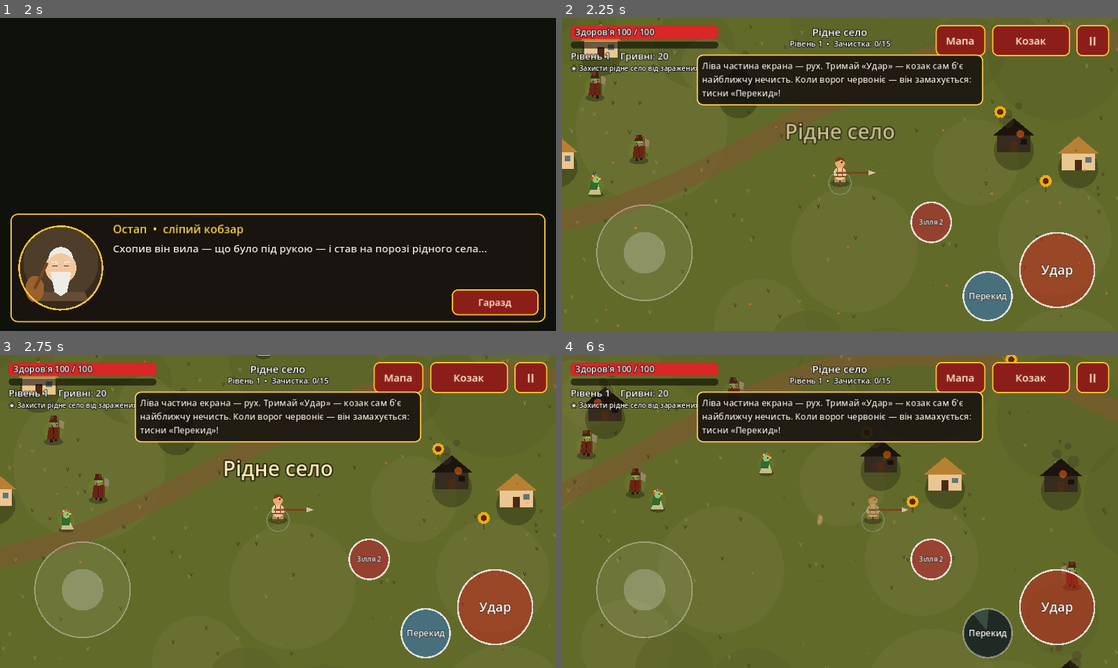
Above: before the commit, frames 1-4 (two rows, left to right).
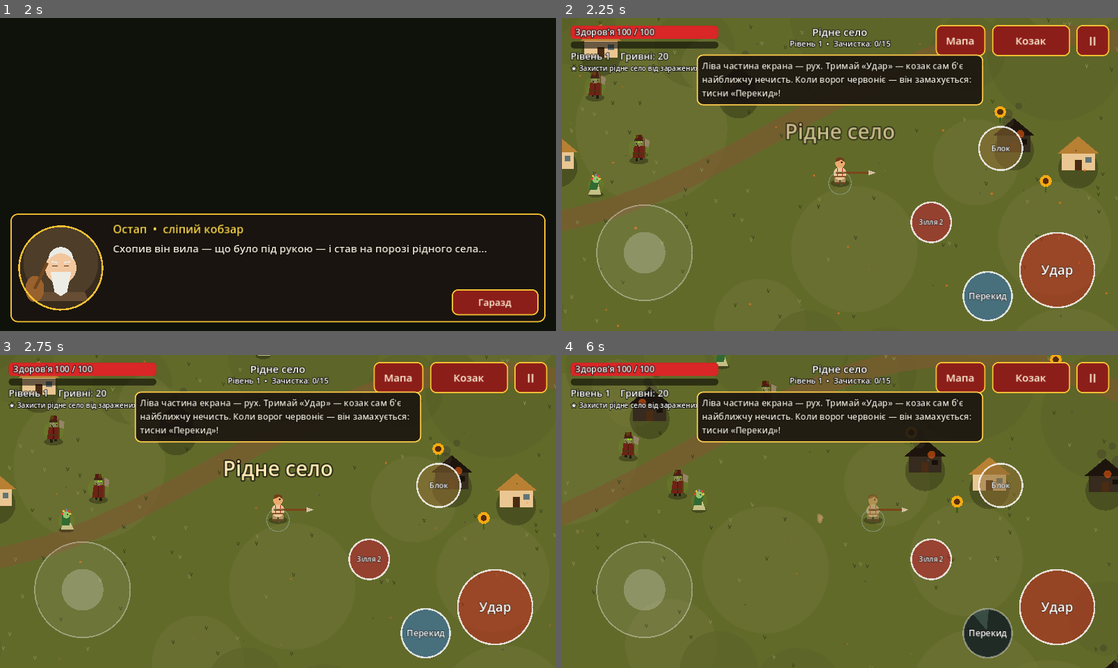
Above: after the commit, the same moments.

Repository: Pcixopatka/Jarvis
Game: Godot game, scene res://scenes/main.tscn
Same seed, same stepped clock (60 frames per second), same inputs: the game is played once before the commit and once after it.
Inputs (mouse positions are in pixels of both pictures, inside the frame that each line leads up to):
- Up to frame 1 (2 s): click "Нова гра" at 0.5 s; click "Пропустити" at 1.25 s
- Up to frame 2 (2.25 s): click "Гаразд" at 2 s
- Up to frame 3 (2.75 s): no input
- Up to frame 4 (6 s): click "II" at 2.75 s; click "Продовжити" at 3.5 s; tap Enter at 4.25 s; move the mouse to (962, 495) at 4.27 s; hold D 4.28-5 s; hold E 4.28-5 s; click (962, 495) at 4.42 s; tap Space at 4.52, 4.82 s; tap B at 4.55 s; drag from (728, 527) to (812, 574) at 5.02 s; move the mouse to (895, 442) at 5.77 s; hold D from 5.78 s (still down); tap K at 5.85 s

Frame 1 is identical in both runs. In frame 2, 0.6% of the frame differs, in the area x 74-83%, y 34-49%; in frame 3, 0.6%; in frame 4, 8.0%, in the area x 0-100%, y 0-100%.

Commit message:
Бій: комбо з трьох ударів, блок, парирування, заряджений удар, приголомшення
- третій удар серії завершальний: ×1.8 шкоди, ширший замах, сильне відкидання
- кнопка «Блок»: натиснув у мить удару — парирування (ворог приголомшений, удар у відповідь)
- утримання блоку зменшує шкоду до 35% і заряджає удар; відпустив — заряджений удар
- повний заряд: «Козацький удар» довкола з приголомшенням
- приголомшені вороги не рухаються й не б'ють (зірочки над головою)

Co-Authored-By: Claude Opus 5.5 <noreply@anthropic.com>
Claude-Session: https://claude.ai/code/session_01LNSrXhawYx8NHCKWuYP1b5

Diff:
--- a/scripts/core/events.gd
+++ b/scripts/core/events.gd
@@ -7,6 +7,7 @@
 signal enemy_killed(enemy: Node2D)
 signal boss_spawned(enemy: Node2D)
 signal player_hurt
+signal parried  # козак відбив удар
 signal player_died
 signal level_up(level: int)
 signal companion_down(index: int, name: String)
--- a/scripts/entities/enemy.gd
+++ b/scripts/entities/enemy.gd
@@ -35,6 +35,7 @@
 var windup_max := 0.35
 var ability_timer := 4.0
 var ability_step := 0
+var stun := 0.0  # приголомшений: не рухається й не б'є
 var blink_timer := 2.5  # чорт: телепорт до цілі
 var phase2 := false  # боси Кощій і Путіноїд лютішають на половині здоров'я
 
@@ -134,6 +135,13 @@
 	contact_cd = maxf(0.0, contact_cd - delta)
 	lunge_timer = maxf(0.0, lunge_timer - delta)
 	phase += delta * 6.0
+	if stun > 0.0:
+		stun -= delta
+		windup = 0.0
+		position += knockback * delta
+		knockback = knockback.move_toward(Vector2.ZERO, 1400.0 * delta)
+		queue_redraw()
+		return
 
 	var desired := Vector2.ZERO
 	var dist := INF
@@ -459,6 +467,11 @@
 			_draw_zmii()
 	if slow_timer > 0.0:
 		draw_arc(Vector2(0, -r_draw * 0.5), r_draw * 1.4, 0.0, TAU, 32, Color(0.55, 0.8, 1.0, 0.7), 3.0)
+	if stun > 0.0:
+		# Зірочки довкола голови
+		for i in 3:
+			var a := phase * 0.6 + i * TAU / 3.0
+			draw_circle(Vector2(cos(a) * r_draw * 0.9, -r_draw * 2.0 + sin(a) * 4.0), 3.0, Color(1.0, 0.9, 0.3))
 	if hp < max_hp and kind != "zmii":
 		var w := r_draw * 2.2
 		var y := -r_draw * 2.0 - 14.0
--- a/scripts/entities/player.gd
+++ b/scripts/entities/player.gd
@@ -75,6 +75,20 @@
 var swing_time := 0.0
 var swing_duration := 0.18
 var swing_full := false
+# --- Комбо, блок, парирування, заряд ---
+const COMBO_WINDOW := 1.0  # скільки чекає серія між ударами
+const COMBO_MULT := [1.0, 1.15, 1.8]  # третій удар серії — сильний і широкий
+const PARRY_WINDOW := 0.25  # натиснув «Блок» за мить до удару — парирування
+const BLOCK_MULT := 0.35  # частка шкоди, що проходить крізь блок
+const CHARGE_MIN := 0.6  # з якого часу утримання блоку удар уже заряджений
+const CHARGE_FULL := 1.4
+var combo_step := 0
+var combo_timer := 0.0
+var block_held := false
+var blocking := false
+var block_time := 0.0
+var block_cd := 0.0
+var swing_reach := 0.0  # радіус кругового сліду для зарядженого удару (0 — як у Вихору)
 var storm_timer := -1.0
 var hurt_flash := 0.0
 var walk_phase := 0.0
@@ -399,6 +413,9 @@
 	if not alive:
 		return
 	attack_timer = maxf(0.0, attack_timer - delta)
+	combo_timer = maxf(0.0, combo_timer - delta)
+	block_cd = maxf(0.0, block_cd - delta)
+	_update_block(delta)
 	dodge_timer = maxf(0.0, dodge_timer - delta)
 	potion_timer = maxf(0.0, potion_timer - delta)
 	for id in skill_timers:
@@ -422,7 +439,7 @@
 		if pk("dash_strike") > 0:
 			_dash_strike()
 	else:
-		position += input_vec * speed * delta
+		position += input_vec * speed * (0.45 if blocking else 1.0) * delta
 		if input_vec.length() > 0.1:
 			moving = true
 			if swing_time <= 0.0:
@@ -432,9 +449,86 @@
 	var pad := Vector2(radius, radius)
 	position = position.clamp(combat.arena.position + pad, combat.arena.end - pad)
 
-	if attack_held and attack_timer <= 0.0:
+	if attack_held and attack_timer <= 0.0 and not blocking:
 		attack()
 	queue_redraw()
+
+
+## Блок: натиснув — щит догори (перша мить — парирування); тримаєш — заряджається удар;
+## відпустив після CHARGE_MIN — заряджений удар.
+func _update_block(delta: float) -> void:
+	if block_held and not blocking and block_cd <= 0.0 and dodge_time_left <= 0.0:
+		blocking = true
+		block_time = 0.0
+	elif blocking and block_held:
+		block_time += delta
+	elif blocking and not block_held:
+		blocking = false
+		block_cd = 0.25
+		if block_time >= CHARGE_MIN:
+			charged_strike(clampf((block_time - CHARGE_MIN) / (CHARGE_FULL - CHARGE_MIN), 0.0, 1.0))
+
+
+func charge_ratio() -> float:
+	if not blocking or block_time < CHARGE_MIN * 0.3:
+		return 0.0
+	return clampf(block_time / CHARGE_FULL, 0.0, 1.0)
+
+
+## Заряджений удар: сила 0..1. Повний заряд б'є довкола і приголомшує нечисть.
+func charged_strike(power: float) -> void:
+	if not alive:
+		return
+	var mult := 1.6 + 1.6 * power
+	var reach := attack_range * (1.2 + 0.6 * power)
+	var full := power >= 0.99
+	var arc := TAU if full else minf(TAU, attack_arc * 1.6)
+	var target: Node2D = combat.nearest_enemy(global_position, reach * 1.5)
+	if target:
+		facing = (target.global_position - global_position).normalized()
+	swing_time = 0.3
+	swing_duration = 0.3
+	swing_full = full
+	swing_reach = reach
+	var hits := 0
+	for e in _alive_enemies():
+		var to: Vector2 = e.global_position - global_position
+		if to.length() > reach + e.radius:
+			continue
+		if full or to.length() < 1.0 or absf(facing.angle_to(to)) <= arc * 0.5:
+			var r := _roll(mult)
+			hit(e, r[0], to.normalized() * 600.0 * (1.0 + power) * weapon["kb"], r[1])
+			if not e.dead and not e.is_boss:
+				e.stun = maxf(e.stun, 0.4 + 0.8 * power)
+			hits += 1
+	combo_step = 0
+	attack_timer = attack_cooldown
+	Audio.play("crit", 0.05)
+	combat.shake(6.0 + 6.0 * power)
+	combat.fx.ring(global_position, Color(1.0, 0.85, 0.35), 30, reach, 6, 0.35)
+	if hits > 0:
+		combat.hitstop(0.06 + 0.05 * power)
+	if full:
+		combat.float_text(global_position + Vector2(0, -70), "Козацький удар!", Color(1.0, 0.85, 0.3))
+
+
+## Ідеальне парирування: ворожий удар зірвано, ворог приголомшений, у відповідь — критичний удар.
+func _parry(source) -> void:
+	invuln = 0.45
+	blocking = false
+	block_cd = 0.15
+	combo_step = 2  # наступний удар — завершальний
+	combo_timer = COMBO_WINDOW
+	Audio.play("crit", 0.0)
+	combat.hitstop(0.12)
+	combat.fx.ring(global_position, Color(1.0, 0.95, 0.6), 20, 120, 5, 0.3)
+	combat.float_text(global_position + Vector2(0, -70), "Парирування!" if source != null else "Відбито!", Color(1.0, 0.95, 0.5))
+	Events.parried.emit()
+	if source != null and is_instance_valid(source) and not source.dead:
+		source.windup = 0.0
+		source.stun = maxf(source.stun, 0.6 if source.is_boss else 1.5)
+		var to: Vector2 = source.global_position - global_position
+		hit(source, damage * 1.5 * crit_mult, to.normalized() * 400.0, true)
 
 
 # ================= Бій =================
@@ -466,6 +560,13 @@
 	if not alive or attack_timer > 0.0 or dodge_time_left > 0.0:
 		return
 	attack_timer = attack_cooldown
+	if combo_timer <= 0.0:
+		combo_step = 0
+	var step := combo_step
+	var finisher := step == COMBO_MULT.size() - 1
+	var arc := attack_arc * (1.5 if finisher else 1.0)
+	if finisher:
+		attack_timer = attack_cooldown * 1.3  # після завершального — коротка пауза, як у справжньому ритмі
 	# Автонаведення — на телефоні цілитися пальцем незручно.
 	var target: Node2D = combat.nearest_enemy(global_position, attack_range * 1.8)
 	if target:
@@ -473,19 +574,28 @@
 	swing_time = 0.18
 	swing_duration = 0.18
 	swing_full = false
-	Audio.play("swing", 0.15, -4.0)
+	Audio.play("swing", 0.15, -4.0 if not finisher else 0.0)
 	var hits := 0
 	var crit_any := false
+	var reach := attack_range * (1.15 if finisher else 1.0)
 	for e in _alive_enemies():
 		var to: Vector2 = e.global_position - global_position
 		var dist := to.length()
-		if dist > attack_range + e.radius:
+		if dist > reach + e.radius:
 			continue
-		if dist < 1.0 or absf(facing.angle_to(to)) <= attack_arc * 0.5:
-			var r := _roll(1.0)
-			hit(e, r[0], to.normalized() * 280.0 * weapon["kb"], r[1])
+		if dist < 1.0 or absf(facing.angle_to(to)) <= arc * 0.5:
+			var r := _roll(COMBO_MULT[step])
+			hit(e, r[0], to.normalized() * 280.0 * weapon["kb"] * (2.2 if finisher else 1.0), r[1])
 			hits += 1
 			crit_any = crit_any or r[1]
+	if hits > 0:
+		combo_step = (step + 1) % COMBO_MULT.size()
+		combo_timer = COMBO_WINDOW
+		if finisher:
+			combat.fx.ring(global_position + facing * 40.0, Color(1.0, 0.8, 0.4), 16, reach, 4, 0.25)
+			combat.shake(4.0)
+	else:
+		combo_step = 0
 	if hits > 0:
 		Audio.play("crit" if crit_any else "hit", 0.12)
 		combat.shake(2.5 * weapon["kb"])
@@ -513,6 +623,8 @@
 func dodge() -> void:
 	if not alive or dodge_timer > 0.0:
 		return
+	blocking = false
+	combo_step = 0
 	dodge_timer = dodge_cooldown
 	var input_vec: Vector2 = combat.get_move_input()
 	dodge_dir = input_vec.normalized() if input_vec.length() > 0.1 else facing
@@ -577,6 +689,7 @@
 	swing_time = 0.4
 	swing_duration = 0.4
 	swing_full = true
+	swing_reach = 0.0
 	invuln = maxf(invuln, 0.4)
 	if storm:
 		# Притягуємо нечисть до козака, а за мить — другий удар.
@@ -604,6 +717,7 @@
 	swing_time = 0.4
 	swing_duration = 0.4
 	swing_full = true
+	swing_reach = 0.0
 	combat.shake(9.0)
 
 
@@ -653,6 +767,12 @@
 func take_damage(amount: float, source = null) -> void:
 	if not alive or invuln > 0.0:
 		return
+	if blocking:
+		if block_time <= PARRY_WINDOW:
+			_parry(source)
+			return
+		amount *= BLOCK_MULT
+		combat.float_text(global_position + Vector2(0, -70), "Блок", Color(0.75, 0.85, 1.0))
 	if source != null and thorns > 0.0 and not source.dead:
 		source.take_damage(amount * thorns, Vector2.ZERO, false)
 	amount *= (1.0 - armor)
@@ -797,13 +917,26 @@
 	if swing_time > 0.0:
 		var alpha := swing_time / swing_duration
 		if swing_full:
-			var rr := whirl_reach()
+			var rr := swing_reach if swing_reach > 0.0 else whirl_reach()
 			draw_arc(Vector2.ZERO, rr * 0.85, 0.0, TAU, 64, Color(0.7, 0.9, 1.0, 0.55 * alpha), 22.0)
 			draw_arc(Vector2.ZERO, rr * 0.6, 0.0, TAU, 64, Color(1, 1, 1, 0.4 * alpha), 8.0)
 		else:
 			var a0 := facing.angle() - attack_arc * 0.5
 			draw_arc(Vector2.ZERO, attack_range * 0.75, a0, a0 + attack_arc, 24, Color(1, 1, 1, 0.6 * alpha), 16.0)
 
+	# Блок: схрещена шабля перед козаком; заряд — золоте кільце, що наповнюється
+	if blocking:
+		var fa := facing.angle()
+		var parry := block_time <= PARRY_WINDOW
+		draw_arc(Vector2(0, -8), 34.0, fa - 0.9, fa + 0.9, 16, Color(1.0, 1.0, 0.8, 0.9) if parry else Color(0.7, 0.85, 1.0, 0.7), 6.0)
+		var cr := charge_ratio()
+		if cr > 0.0:
+			var ready := block_time >= CHARGE_MIN
+			var col := Color(1.0, 0.85, 0.3, 0.9) if ready else Color(1.0, 1.0, 1.0, 0.45)
+			draw_arc(Vector2(0, 8), 40.0, -PI / 2, -PI / 2 + TAU * cr, 40, col, 4.0)
+			if cr >= 1.0:
+				draw_circle(Vector2(0, 8), 44.0, Color(1.0, 0.8, 0.3, 0.15 + 0.1 * sin(walk_phase * 3.0 + block_time * 20.0)))
+
 	# Індикатор готовності Вихору
 	if skill_timers["whirl"] <= 0.0:
 		draw_arc(Vector2(0, 20), 26.0, 0.0, TAU, 32, Color(0.6, 0.85, 1.0, 0.5), 2.0)
--- a/scripts/game/combat.gd
+++ b/scripts/game/combat.gd
@@ -30,6 +30,7 @@
 ## Джерела керування (задає Game): вектор руху і чи затиснуто удар.
 var move_input: Callable = func() -> Vector2: return Vector2.ZERO
 var attack_input: Callable = func() -> bool: return false
+var block_input: Callable = func() -> bool: return false
 
 var arena := FIELD_ARENA
 var player: Player
@@ -253,6 +254,7 @@
 	else:
 		camera.offset = Vector2.ZERO
 	player.attack_held = attack_input.call()
+	player.block_held = block_input.call()
 	if is_dungeon():
 		_update_dungeon()
 	else:
--- a/scripts/game/game.gd
+++ b/scripts/game/game.gd
@@ -60,6 +60,8 @@
 	combat = CombatScript.new()
 	add_child(combat)
 	combat.move_input = _move_input
+	combat.block_input = func() -> bool:
+		return hud.btn_block.held or Input.is_physical_key_pressed(KEY_E) or Input.is_physical_key_pressed(KEY_B)
 	combat.attack_input = func() -> bool:
 		return hud.btn_attack.held or Input.is_physical_key_pressed(KEY_J) or Input.is_physical_key_pressed(KEY_SPACE)
 
@@ -84,6 +86,9 @@
 	Events.item_found.connect(func(_i): hint("item", "Знайдено річ! Вдягни її: кнопка «Козак» → вкладка «Спорядження»."))
 	Events.boss_spawned.connect(func(_e): hint("boss", "Бос! Червоні зони на землі — місця його удару. Виходь із них, поки вони не заповнились!"))
 	Events.hint.connect(hint)
+	Events.player_hurt.connect(func():
+		if world != null and world.hints.has("combat"):
+			hint("block", "Натисни «Блок» саме тоді, коли ворог червоніє, — парируєш удар і приголомшиш його. Тримай «Блок» довше — зарядиш потужний удар, відпусти — вдар!"))
 	_show_main_menu()
 
 
--- a/scripts/ui/hud.gd
+++ b/scripts/ui/hud.gd
@@ -27,6 +27,7 @@
 var btn_dodge
 var skill_buttons := {}
 var btn_potion
+var btn_block
 var hp_bar: ProgressBar
 var xp_bar: ProgressBar
 var hp_label: Label
@@ -81,6 +82,7 @@
 	btn_attack.triggered.connect(func(): attack_pressed.emit())
 	btn_dodge = _action_button("Перекид", 56.0, Color(0.2, 0.45, 0.75))
 	btn_dodge.triggered.connect(func(): dodge_pressed.emit())
+	btn_block = _action_button("Блок", 50.0, Color(0.55, 0.42, 0.2))
 	btn_potion = _action_button("Зілля", 46.0, Color(0.75, 0.12, 0.2))
 	btn_potion.triggered.connect(func(): potion_pressed.emit())
 	var skill_colors := {"whirl": Color(0.55, 0.3, 0.8), "lightning": Color(0.25, 0.55, 0.9), "musket": Color(0.45, 0.4, 0.3)}
@@ -297,6 +299,7 @@
 	skill_buttons["lightning"].position = Vector2(s.x - 275, s.y - 255)
 	skill_buttons["musket"].position = Vector2(s.x - 425, s.y - 105)
 	btn_potion.position = Vector2(s.x - 430, s.y - 250)
+	btn_block.position = Vector2(s.x - 270, s.y - 420)
 	map_view.map_rect = Rect2(Vector2(8, 96), Vector2(s.x - 410, s.y - 104))
 
 
@@ -350,6 +353,10 @@
 	if not combat_info.is_empty():
 		btn_dodge.set_cooldown(player.dodge_timer / player.dodge_cooldown)
 		btn_potion.set_cooldown(1.0 if player.potions <= 0 else player.potion_timer / Data.POTION_CD)
+		var bl := "Заряд!" if player.blocking and player.block_time >= player.CHARGE_MIN else "Блок"
+		if btn_block.label != bl:
+			btn_block.label = bl
+			btn_block.queue_redraw()
 		var pl := "Зілля %d" % player.potions
 		if btn_potion.label != pl:
 			btn_potion.label = pl
--- a/tests/run_tests.gd
+++ b/tests/run_tests.gd
@@ -44,6 +44,7 @@
 	_suite_heroes()
 	_suite_plague()
 	await _suite_gameplay()
+	await _suite_moves()
 	print("\n==== Перевірок: %d, провалено: %d, час: %.1f с ====" % [checks, failures, (Time.get_ticks_msec() - t0) / 1000.0])
 	quit(1 if failures > 0 else 0)
 
@@ -618,6 +619,129 @@
 		p.global_position = c.portal.global_position
 
 
+func _moves_dummy(game, kind: String = "upyr"):
+	for e in game.combat.get_tree().get_nodes_in_group("enemies"):
+		e.remove_from_group("enemies")
+		e.queue_free()
+	var p = game.player
+	game.combat.spawn_enemy(kind, 5, false, p.global_position + Vector2(60, 0))
+	var e = game.combat.get_tree().get_nodes_in_group("enemies")[-1]
+	e.max_hp = 1000000.0
+	e.hp = e.max_hp
+	p.facing = Vector2.RIGHT
+	return e
+
+
+func _suite_moves() -> void:
+	suite("Бойові прийоми")
+	SaveSystem.delete(TEST_SAVE)
+	var game = load("res://scenes/main.tscn").instantiate()
+	game.save_path = TEST_SAVE
+	root.add_child(game)
+	await _frames(2)
+	game.new_game()
+	game.hud.close_dialogue()
+	game.enter_location("wild_field")
+	await _frames(2)
+	var p = game.player
+	p.rank = "cossack"
+	p.crit_chance = 0.0
+	p.lifesteal = 0.0
+	p.armor = 0.0
+	# Комбо: третій удар серії сильніший
+	var e = _moves_dummy(game)
+	var dmg := []
+	for i in 3:
+		p.attack_timer = 0.0
+		var before: float = e.hp
+		p.attack()
+		dmg.append(before - e.hp)
+	check(dmg[0] > 0.0 and dmg[2] > dmg[0] * 1.4, "третій удар серії — завершальний (%.0f → %.0f)" % [dmg[0], dmg[2]])
+	check(p.combo_step == 0 and p.attack_timer > p.attack_cooldown, "після завершального — нова серія й пауза")
+	p.attack_timer = 0.0
+	p.combo_timer = 0.0
+	var b0: float = e.hp
+	p.attack()
+	check(b0 - e.hp < dmg[2] * 0.8, "перерва між ударами скидає серію")
+	# Блок
+	p.invuln = 0.0
+	p.block_held = true
+	p._update_block(0.0)
+	p._update_block(0.5)
+	var hp0: float = p.hp
+	p.take_damage(40.0, e)
+	check(p.blocking and is_equal_approx(hp0 - p.hp, 40.0 * p.BLOCK_MULT), "блок зменшує шкоду (%.1f)" % (hp0 - p.hp))
+	# Парирування: щойно натиснутий блок
+	p.block_held = false
+	p._update_block(0.0)
+	p.block_cd = 0.0
+	p.invuln = 0.0
+	p.block_held = true
+	p._update_block(0.0)
+	e.windup = 0.2
+	var hp1: float = p.hp
+	var ehp: float = e.hp
+	p.take_damage(40.0, e)
+	check(p.hp == hp1 and e.stun > 1.0 and e.hp < ehp and e.windup == 0.0, "парирування: без шкоди, ворог приголомшений, удар у відповідь")
+	check(p.combo_step == 2, "після парирування наступний удар — завершальний")
+	p.invuln = 0.0
+	p.block_held = false
+	p._update_block(0.0)
+	# Пізно натиснутий блок — уже не парирування
+	p.block_cd = 0.0
+	p.block_held = true
+	p._update_block(0.0)
+	p._update_block(p.PARRY_WINDOW + 0.05)
+	var hp2: float = p.hp
+	p.take_damage(40.0, e)
+	check(p.hp < hp2, "запізнився — лише блок, не парирування")
+	p.invuln = 0.0
+	# Заряджений удар
+	e.stun = 0.0
+	var c1: float = e.hp
+	p._update_block(p.CHARGE_FULL)
+	check(p.charge_ratio() >= 1.0, "заряд наповнюється")
+	p.block_held = false
+	p._update_block(0.0)
+	var charged: float = c1 - e.hp
+	check(not p.blocking and charged > dmg[0] * 2.5 and e.stun > 0.0, "повний заряд — потужний удар і приголомшення (%.0f)" % charged)
+	p.block_cd = 0.0
+	p.block_held = true
+	p._update_block(0.0)
+	p._update_block(0.2)
+	p.block_held = false
+	var c2: float = e.hp
+	p._update_block(0.0)
+	check(e.hp == c2, "короткий блок не б'є")
+	# Приголомшений ворог не рухається й не б'є
+	e.stun = 1.0
+	var pos0: Vector2 = e.global_position
+	e.knockback = Vector2.ZERO
+	e._process(0.1)
+	check(e.global_position == pos0 and e.windup == 0.0, "приголомшений стоїть")
+	# Чорт телепортується до цілі
+	var ch = _moves_dummy(game, "chort")
+	ch.global_position = p.global_position + Vector2(600, 0)
+	ch.blink_timer = 0.0
+	ch._process(0.016)
+	check(ch.global_position.distance_to(p.global_position) < 150.0, "чорт вигулькує поруч")
+	# Кощій встає, поки голка ціла
+	game.combat.boss_revives = 1
+	game.combat.spawn_enemy("koshchii", 16, true, p.global_position + Vector2(300, 0))
+	var k = game.combat.get_tree().get_nodes_in_group("enemies")[-1]
+	k.take_damage(k.max_hp * 2.0, Vector2.ZERO)
+	check(not k.dead and k.hp > 0.0 and game.combat.boss_revives == 0, "Кощій встає знову")
+	k.take_damage(k.max_hp * 2.0, Vector2.ZERO)
+	check(k.dead, "удруге — падає")
+	game.combat.spawn_enemy("putinoid", 22, true, p.global_position + Vector2(300, 0))
+	var pu = game.combat.get_tree().get_nodes_in_group("enemies")[-1]
+	pu.take_damage(pu.max_hp * 0.6, Vector2.ZERO)
+	check(pu.phase2, "Путіноїд скидає личину на половині здоров'я")
+	game.queue_free()
+	await _frames(2)
+	SaveSystem.delete(TEST_SAVE)
+
+
 func _suite_gameplay() -> void:
 	suite("Сценарій гри")
 	SaveSystem.delete(TEST_SAVE)
